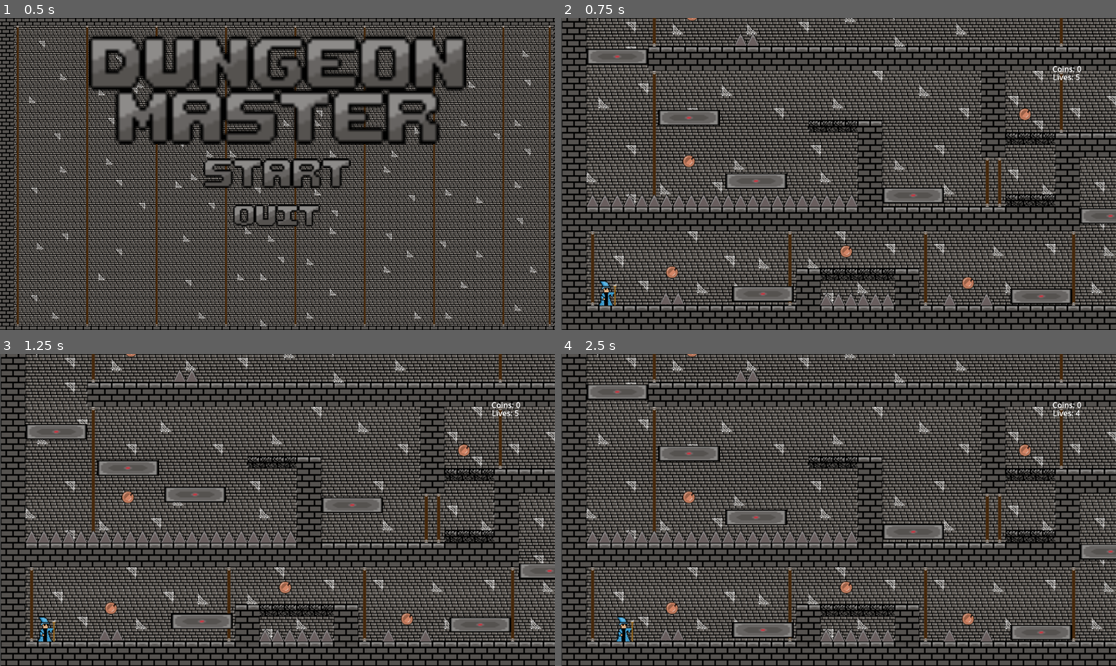
Above: before the commit, frames 1-4 (two rows, left to right).
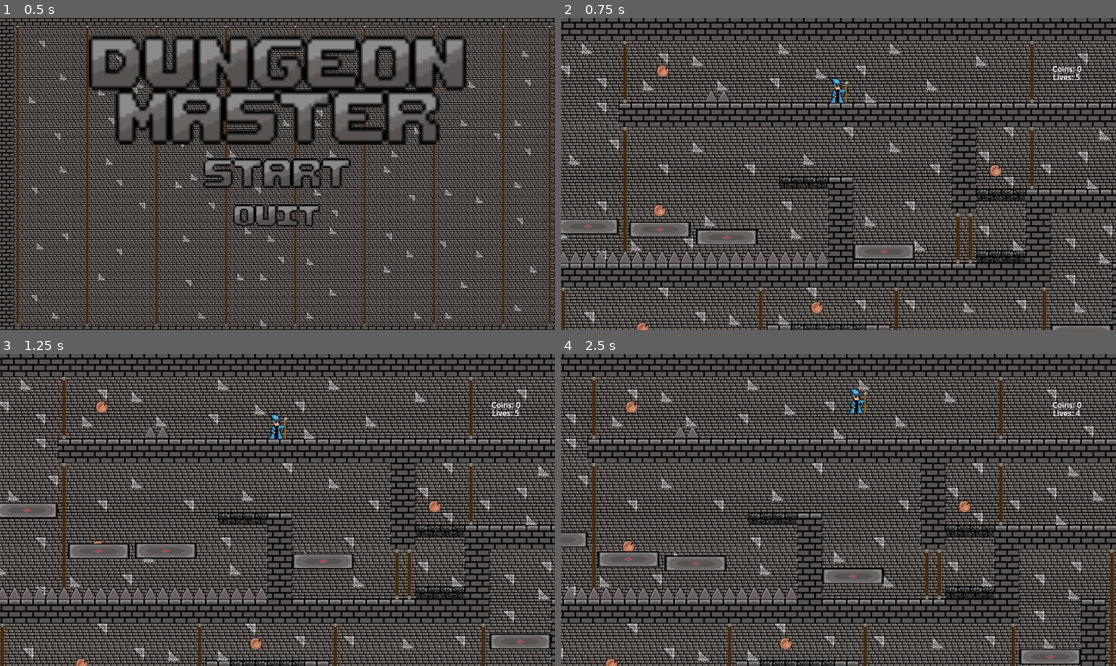
Above: after the commit, the same moments.

Repository: Caleb-Simpson/12DT2-PlatformerGame
Game: Godot game, scene res://Scenes/Start.tscn
Same seed, same stepped clock (60 frames per second), same inputs: the game is played once before the commit and once after it. This scene is started directly instead of the project's main scene.
Inputs (mouse positions are in pixels of both pictures, inside the frame that each line leads up to):
- Up to frame 1 (0.5 s): no input
- Up to frame 2 (0.75 s): click (838, 174) at 0.5 s
- Up to frame 3 (1.25 s): no input
- Up to frame 4 (2.5 s): hold D (Right) from 1.28 s (still down); tap Space (Jump) at 1.52, 2.27 s

Frame 1 is identical in both runs. In frame 2, 66% of the frame differs, in the area x 0-100%, y 0-100%; in frame 3, 66%; in frame 4, 66%.

Commit message:
Improved final corridor of the level

Diff:
--- a/PlatformerGame/Scenes/level.tscn
+++ b/PlatformerGame/Scenes/level.tscn
@@ -93,21 +93,27 @@
 }
 point_count = 2
 
+[sub_resource type="Curve2D" id="Curve2D_r77rp"]
+_data = {
+"points": PackedVector2Array(0, 0, 0, 0, -2, 0, 0, 0, 0, 0, -2, -404)
+}
+point_count = 2
+
+[sub_resource type="Curve2D" id="Curve2D_4wmnr"]
+_data = {
+"points": PackedVector2Array(0, 0, 0, 0, 0, 4, 0, 0, 0, 0, 0, 344)
+}
+point_count = 2
+
 [sub_resource type="Curve2D" id="Curve2D_ro46v"]
 _data = {
 "points": PackedVector2Array(0, 0, 0, 0, 0, 0, 0, 0, 0, 0, 0, 660)
 }
 point_count = 2
 
-[sub_resource type="Curve2D" id="Curve2D_r77rp"]
-_data = {
-"points": PackedVector2Array(0, 0, 0, 0, -2, 0, 0, 0, 0, 0, -2, -404)
-}
-point_count = 2
-
-[sub_resource type="Curve2D" id="Curve2D_4wmnr"]
-_data = {
-"points": PackedVector2Array(0, 0, 0, 0, 0, 4, 0, 0, 0, 0, 0, 344)
+[sub_resource type="Curve2D" id="Curve2D_sedgj"]
+_data = {
+"points": PackedVector2Array(0, 0, 0, 0, 0, 4, 0, 0, 0, 0, 0, -232)
 }
 point_count = 2
 
@@ -115,7 +121,7 @@
 position = Vector2(5, 0)
 
 [node name="player" parent="." instance=ExtResource("1_skkbp")]
-position = Vector2(44, 605)
+position = Vector2(382, 265)
 speed = 150.0
 jump_velocity = -250.0
 
@@ -346,6 +352,50 @@
 [node name="Spike64" parent="Spikes" instance=ExtResource("4_a5jpe")]
 position = Vector2(233, 277)
 
+[node name="Spike65" parent="Spikes" instance=ExtResource("4_a5jpe")]
+visible = false
+position = Vector2(505, 277)
+
+[node name="Spike66" parent="Spikes" instance=ExtResource("4_a5jpe")]
+visible = false
+position = Vector2(521, 277)
+
+[node name="Spike67" parent="Spikes" instance=ExtResource("4_a5jpe")]
+visible = false
+position = Vector2(537, 277)
+
+[node name="Spike68" parent="Spikes" instance=ExtResource("4_a5jpe")]
+visible = false
+position = Vector2(553, 277)
+
+[node name="Spike69" parent="Spikes" instance=ExtResource("4_a5jpe")]
+visible = false
+position = Vector2(505, 214)
+rotation = -3.14159
+
+[node name="Spike70" parent="Spikes" instance=ExtResource("4_a5jpe")]
+visible = false
+position = Vector2(521, 214)
+rotation = -3.14159
+
+[node name="Spike71" parent="Spikes" instance=ExtResource("4_a5jpe")]
+visible = false
+position = Vector2(537, 214)
+rotation = 3.14159
+
+[node name="Spike72" parent="Spikes" instance=ExtResource("4_a5jpe")]
+visible = false
+position = Vector2(553, 214)
+rotation = 3.14159
+
+[node name="Spike73" parent="Spikes" instance=ExtResource("4_a5jpe")]
+visible = false
+position = Vector2(809, 277)
+
+[node name="Spike74" parent="Spikes" instance=ExtResource("4_a5jpe")]
+visible = false
+position = Vector2(825, 277)
+
 [node name="Coins" type="Node2D" parent="."]
 
 [node name="Coin" parent="Coins" instance=ExtResource("5_w3sxu")]
@@ -367,106 +417,130 @@
 position = Vector2(586, 374)
 
 [node name="Coin7" parent="Coins" instance=ExtResource("5_w3sxu")]
-position = Vector2(150, 435)
+position = Vector2(150, 426)
 
 [node name="Coin8" parent="Coins" instance=ExtResource("5_w3sxu")]
 position = Vector2(154, 245)
 
-[node name="disappearing_platform" parent="." instance=ExtResource("6_q8sw0")]
+[node name="Coin9" parent="Coins" instance=ExtResource("5_w3sxu")]
+visible = false
+position = Vector2(530, 238)
+
+[node name="Coin10" parent="Coins" instance=ExtResource("5_w3sxu")]
+visible = false
+position = Vector2(973, 253)
+
+[node name="Disappearing_Platforms" type="Node2D" parent="."]
+
+[node name="Disappearing_Platform" parent="Disappearing_Platforms" instance=ExtResource("6_q8sw0")]
 position = Vector2(337, 582)
 
-[node name="Path2D" parent="." instance=ExtResource("7_rjdg4")]
+[node name="Disappearing_Platform2" parent="Disappearing_Platforms" instance=ExtResource("6_q8sw0")]
+position = Vector2(369, 582)
+
+[node name="Disappearing_Platform3" parent="Disappearing_Platforms" instance=ExtResource("6_q8sw0")]
+position = Vector2(401, 582)
+
+[node name="Disappearing_Platform4" parent="Disappearing_Platforms" instance=ExtResource("6_q8sw0")]
+position = Vector2(914, 565)
+
+[node name="Disappearing_Platform5" parent="Disappearing_Platforms" instance=ExtResource("6_q8sw0")]
+position = Vector2(609, 406)
+
+[node name="Disappearing_Platform6" parent="Disappearing_Platforms" instance=ExtResource("6_q8sw0")]
+position = Vector2(577, 406)
+
+[node name="Disappearing_Platform7" parent="Disappearing_Platforms" instance=ExtResource("6_q8sw0")]
+position = Vector2(609, 486)
+
+[node name="Disappearing_Platform8" parent="Disappearing_Platforms" instance=ExtResource("6_q8sw0")]
+position = Vector2(577, 486)
+
+[node name="Disappearing_Platform9" parent="Disappearing_Platforms" instance=ExtResource("6_q8sw0")]
+position = Vector2(353, 390)
+
+[node name="Disappearing_Platform10" parent="Disappearing_Platforms" instance=ExtResource("6_q8sw0")]
+position = Vector2(321, 390)
+
+[node name="Moving_Platforms" type="Node2D" parent="."]
+
+[node name="Moving_Platform" parent="Moving_Platforms" instance=ExtResource("7_rjdg4")]
 position = Vector2(246, 608)
 scale = Vector2(0.5, 0.25)
 curve = SubResource("Curve2D_koj1e")
 loop = false
 speed_scale = 1.2
 
-[node name="Path2D2" parent="." instance=ExtResource("7_rjdg4")]
+[node name="Moving_Platform2" parent="Moving_Platforms" instance=ExtResource("7_rjdg4")]
 position = Vector2(607, 611)
 scale = Vector2(0.5, 0.243056)
 curve = SubResource("Curve2D_usq8o")
 loop = false
 speed_scale = 1.2
 
-[node name="Path2D3" parent="." instance=ExtResource("7_rjdg4")]
-position = Vector2(697, 504)
+[node name="Moving_Platform3" parent="Moving_Platforms" instance=ExtResource("7_rjdg4")]
+position = Vector2(697, 587)
+rotation = 3.14159
 scale = Vector2(0.5, 0.25)
 curve = SubResource("Curve2D_pn3ai")
 loop = false
+speed_scale = 1.5
+
+[node name="Moving_Platform4" parent="Moving_Platforms" instance=ExtResource("7_rjdg4")]
+position = Vector2(829, 580)
+rotation = 3.14159
+scale = Vector2(0.5, 0.25)
+curve = SubResource("Curve2D_1wetk")
+loop = false
+speed_scale = 1.5
+
+[node name="Moving_Platform6" parent="Moving_Platforms" instance=ExtResource("7_rjdg4")]
+position = Vector2(1005, 571)
+scale = Vector2(0.5, 0.25)
+curve = SubResource("Curve2D_gond6")
+loop = false
 speed_scale = 1.2
 
-[node name="Path2D4" parent="." instance=ExtResource("7_rjdg4")]
-position = Vector2(828, 504)
-scale = Vector2(0.5, 0.25)
-curve = SubResource("Curve2D_1wetk")
+[node name="Moving_Platform7" parent="Moving_Platforms" instance=ExtResource("7_rjdg4")]
+position = Vector2(1097, 493)
+rotation = 3.14159
+scale = Vector2(0.5, 0.25)
+curve = SubResource("Curve2D_5pf1q")
+loop = false
+speed_scale = 1.5
+
+[node name="Moving_Platform8" parent="Moving_Platforms" instance=ExtResource("7_rjdg4")]
+position = Vector2(441, 481)
+scale = Vector2(0.5, 0.25)
+curve = SubResource("Curve2D_eq2hm")
 loop = false
 speed_scale = 1.2
 
-[node name="Path2D5" parent="." instance=ExtResource("7_rjdg4")]
-position = Vector2(1005, 571)
-scale = Vector2(0.5, 0.25)
-curve = SubResource("Curve2D_gond6")
+[node name="Moving_Platform9" parent="Moving_Platforms" instance=ExtResource("7_rjdg4")]
+position = Vector2(238, 463)
+scale = Vector2(0.5, 0.25)
+curve = SubResource("Curve2D_r77rp")
 loop = false
 speed_scale = 1.2
 
-[node name="disappearing_platform2" parent="." instance=ExtResource("6_q8sw0")]
-position = Vector2(914, 565)
-
-[node name="Path2D6" parent="." instance=ExtResource("7_rjdg4")]
-position = Vector2(1096, 408)
-scale = Vector2(0.5, 0.25)
-curve = SubResource("Curve2D_5pf1q")
-loop = false
-speed_scale = 1.2
-
-[node name="disappearing_platform3" parent="." instance=ExtResource("6_q8sw0")]
-position = Vector2(609, 406)
-
-[node name="disappearing_platform4" parent="." instance=ExtResource("6_q8sw0")]
-position = Vector2(609, 486)
-
-[node name="Path2D7" parent="." instance=ExtResource("7_rjdg4")]
-position = Vector2(441, 481)
-scale = Vector2(0.5, 0.25)
-curve = SubResource("Curve2D_eq2hm")
-loop = false
-speed_scale = 1.2
-
-[node name="Path2D8" parent="." instance=ExtResource("7_rjdg4")]
-position = Vector2(57, 295)
+[node name="Moving_Platform10" parent="Moving_Platforms" instance=ExtResource("7_rjdg4")]
+position = Vector2(150, 453)
+rotation = 3.14159
+scale = Vector2(0.5, 0.25)
+curve = SubResource("Curve2D_4wmnr")
+loop = false
+
+[node name="Moving_Platform11" parent="Moving_Platforms" instance=ExtResource("7_rjdg4")]
+position = Vector2(57, 452)
+rotation = 3.14159
 scale = Vector2(0.5, 0.25)
 curve = SubResource("Curve2D_ro46v")
 loop = false
-speed_scale = 1.25
-
-[node name="disappearing_platform5" parent="." instance=ExtResource("6_q8sw0")]
-position = Vector2(353, 390)
-
-[node name="Path2D9" parent="." instance=ExtResource("7_rjdg4")]
-position = Vector2(238, 463)
-scale = Vector2(0.5, 0.25)
-curve = SubResource("Curve2D_r77rp")
-loop = false
-speed_scale = 1.2
-
-[node name="Path2D10" parent="." instance=ExtResource("7_rjdg4")]
-position = Vector2(150, 376)
-scale = Vector2(0.5, 0.25)
-curve = SubResource("Curve2D_4wmnr")
-loop = false
-
-[node name="disappearing_platform7" parent="." instance=ExtResource("6_q8sw0")]
-position = Vector2(369, 582)
-
-[node name="disappearing_platform8" parent="." instance=ExtResource("6_q8sw0")]
-position = Vector2(401, 582)
-
-[node name="disappearing_platform9" parent="." instance=ExtResource("6_q8sw0")]
-position = Vector2(577, 406)
-
-[node name="disappearing_platform10" parent="." instance=ExtResource("6_q8sw0")]
-position = Vector2(577, 486)
-
-[node name="disappearing_platform11" parent="." instance=ExtResource("6_q8sw0")]
-position = Vector2(321, 390)
+speed_scale = 1.5
+
+[node name="Moving_Platform12" parent="Moving_Platforms" instance=ExtResource("7_rjdg4")]
+visible = false
+position = Vector2(530, 274)
+scale = Vector2(0.5, 0.25)
+curve = SubResource("Curve2D_sedgj")
+loop = false
--- a/PlatformerGame/Scripts/Player.gd
+++ b/PlatformerGame/Scripts/Player.gd
@@ -12,13 +12,15 @@
 
 # Handles player movement
 func _physics_process(delta):
+	# Is the player not touching the floor
 	if not is_on_floor():
 		velocity.y += gravity * delta
-
+	# Has the player pressed SPACE BAR while on the floor
 	if Input.is_action_just_pressed("Jump") and is_on_floor():
 		velocity.y = jump_velocity
 
 	var direction = Input.get_axis("Left", "Right")
+	# Has the player inputed A or D key
 	if direction:
 		velocity.x = direction * speed
 		$Sprite2D.scale.x = direction
@@ -30,13 +32,17 @@
 
 # Increases coin counter when the player has collided with a coin
 func _coin(area):
+	# Has the player collided with a coin
 	if area.has_meta("coin"):
 		global.coin += 1
 
 
-# Detects when the player has collided with a harmful object, resets the scene and removes one life
+# Detects when the player has collided with a harmful object,
+# Resets the scene and removes one life
 func _death(area):
+	# Has the player collided with a spike or the bottom of a moving platform
 	if area.has_meta("spike") or area.has_meta("killbox"):
+		# Do they have more than 1 life? Yes or No
 		if global.lives > 1:
 			get_tree().reload_current_scene.call_deferred()
 			global.lives -= 1
@@ -47,5 +53,6 @@
 
 # Changes the scene to the 'Win screen' when the player reaches the door at the end of the level
 func _win(area):
+	# Has the player collided with a door
 	if area.has_meta("door"):
 		get_tree().change_scene_to_file("res://Scenes/end.tscn")
--- a/PlatformerGame/Scripts/disappearing_platform.gd
+++ b/PlatformerGame/Scripts/disappearing_platform.gd
@@ -16,6 +16,7 @@
 
 # Detects the player, starts the timer and starts the process function
 func _on_area_2d_body_entered(body):
+	# Has the player collided with the platform
 	if body.name == 'player':
 		set_process(true)
 		$Timer.start(0.7)
--- a/PlatformerGame/Scripts/end.gd
+++ b/PlatformerGame/Scripts/end.gd
@@ -2,16 +2,15 @@
 
 @onready var global = get_node("/root/Global")
 
-
 # Resets coins and lives and changes scene to the level
 func _replay():
-	global.lives = 5
+	global.lives = global.MAX_LIVES
 	global.coin = 0
 	get_tree().change_scene_to_file("res://Scenes/level.tscn")
 
 
 # Resets coins and lives and changes scene to the main menu
 func _menu():
-	global.lives = 5
+	global.lives = global.MAX_LIVES
 	global.coin = 0
 	get_tree().change_scene_to_file("res://Scenes/Start.tscn")
--- a/PlatformerGame/Scripts/game_over.gd
+++ b/PlatformerGame/Scripts/game_over.gd
@@ -5,7 +5,7 @@
 
 # Resets coins and lives and changes scene to the level
 func _replay():
-	global.lives = 5
+	global.lives = global.MAX_LIVES
 	global.coin = 0
 	get_tree().change_scene_to_file("res://Scenes/level.tscn")
 
--- a/PlatformerGame/Scripts/global.gd
+++ b/PlatformerGame/Scripts/global.gd
@@ -1,13 +1,7 @@
 extends Node
+
+const MAX_LIVES = 5
 
 # Global counter for lives and coins
 var coin = 0
-var lives = 5
-
-
-func _ready():
-	pass
-
-
-func _process(_delta):
-	pass
+var lives = MAX_LIVES
--- a/PlatformerGame/Scripts/moving_platform.gd
+++ b/PlatformerGame/Scripts/moving_platform.gd
@@ -10,6 +10,7 @@
 
 # If the path is open it plays the animation and stops the closed function from running
 func _ready():
+	# Is the platform a open path
 	if not loop:
 		animation.play("move")
 		animation.speed_scale = speed_scale
--- a/PlatformerGame/Scripts/start.gd
+++ b/PlatformerGame/Scripts/start.gd
@@ -5,7 +5,7 @@
 
 # Resets lives and coins and changes scene to the level
 func _start():
-	global.lives = 5
+	global.lives = global.MAX_LIVES
 	global.coin = 0
 	get_tree().change_scene_to_file("res://Scenes/level.tscn")
 
--- a/PlatformerGame/Scripts/ui.gd
+++ b/PlatformerGame/Scripts/ui.gd
@@ -7,6 +7,7 @@
 
 # Coin counter to update the label
 func _coin(area):
+	# Has the player collided with a coin
 	if area.has_meta("coin"):
 		global.coin += 1
 
Not shown: 1 places in PlatformerGame/Scenes/Player.tscn that only renumber resources
Not shown: 1 places in PlatformerGame/Scenes/level.tscn that only renumber resources
